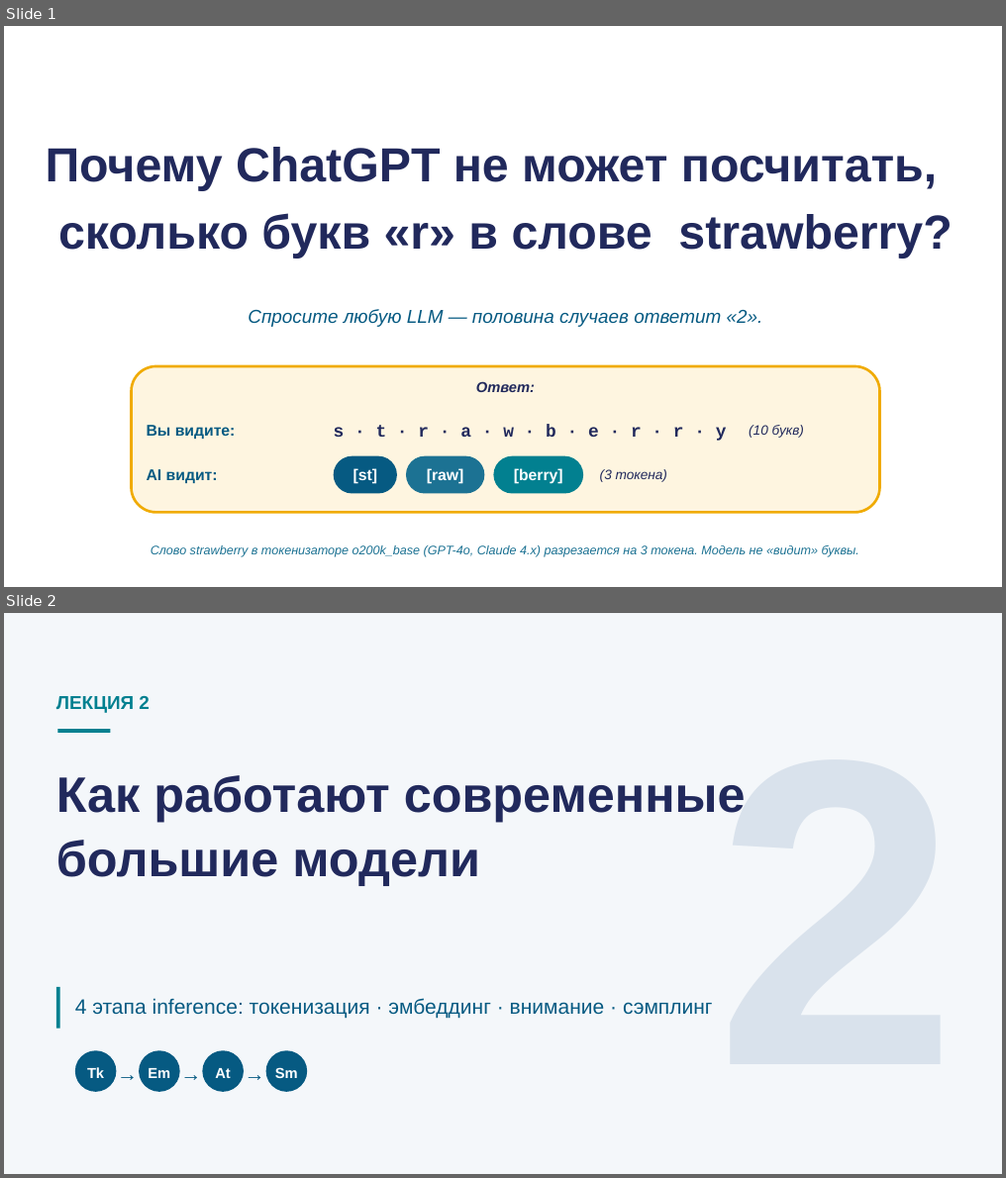
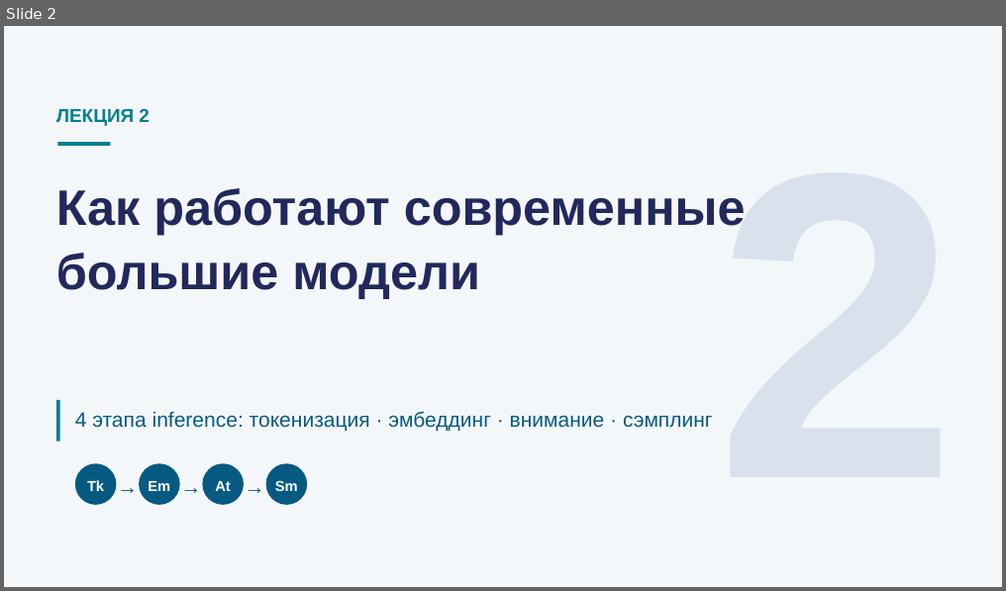
Before and after one commit to tellina-study/AI-usage-lessons, a slide deck: library/lectures/lec-02/rendered/lec-02.pptx. Shown one above the other, each under a label of ours: slides 1 and 2 before the commit, slide 2 after it. The pictures are 1006x1178 and 1006x591 pixels, drawn with LibreOffice and Linux fonts; fonts in the diff are those of the drawing. Boxes give left, top, right and bottom in pixels: in the first picture for what was removed or moved away, otherwise in the second. Text is boxed around its words. In the diff, an @@ line names an element or a change of style, - is before the commit and + after.

```diff
--- a/library/lectures/lec-02/rendered/lec-02.pptx
+++ b/library/lectures/lec-02/rendered/lec-02.pptx
@@ slide 1 removed at bbox=[4, 26, 1002, 587], background #FFFFFF @@
@@ text removed at bbox=[46, 147, 951, 259] @@
-Почему ChatGPT не может посчитать,
-сколько букв «r» в слове strawberry?
@@ text removed at bbox=[248, 309, 763, 327] @@
-Спросите любую LLM — половина случаев ответит «2».
@@ rounded rectangle removed at bbox=[132, 367, 880, 513] @@
@@ text removed at bbox=[476, 381, 535, 392] @@
-Ответ:
@@ text removed at bbox=[147, 425, 236, 439] @@
-Вы видите:
@@ text removed at bbox=[334, 424, 727, 441] @@
-s · t · r · a · w · b · e · r · r · y
@@ text removed at bbox=[748, 425, 804, 438] @@
-(10 букв)
@@ text removed at bbox=[147, 470, 218, 483] @@
-AI видит:
@@ rounded rectangle removed at bbox=[334, 457, 397, 494] @@
-[st]
@@ rounded rectangle removed at bbox=[406, 457, 484, 494] @@
-[raw]
@@ rounded rectangle removed at bbox=[494, 457, 583, 494] @@
-[berry]
@@ text removed at bbox=[600, 470, 667, 482] @@
-(3 токена)
@@ text removed at bbox=[151, 546, 859, 558] @@
-Слово strawberry в токенизаторе o200k_base (GPT-4o, Claude 4.x) разрезается на 3 токена. Модель не «видит» буквы.
```
Also in this commit, not shown: 6 slides changed, 5 slides added, 2 other slides removed, 47 other files.
